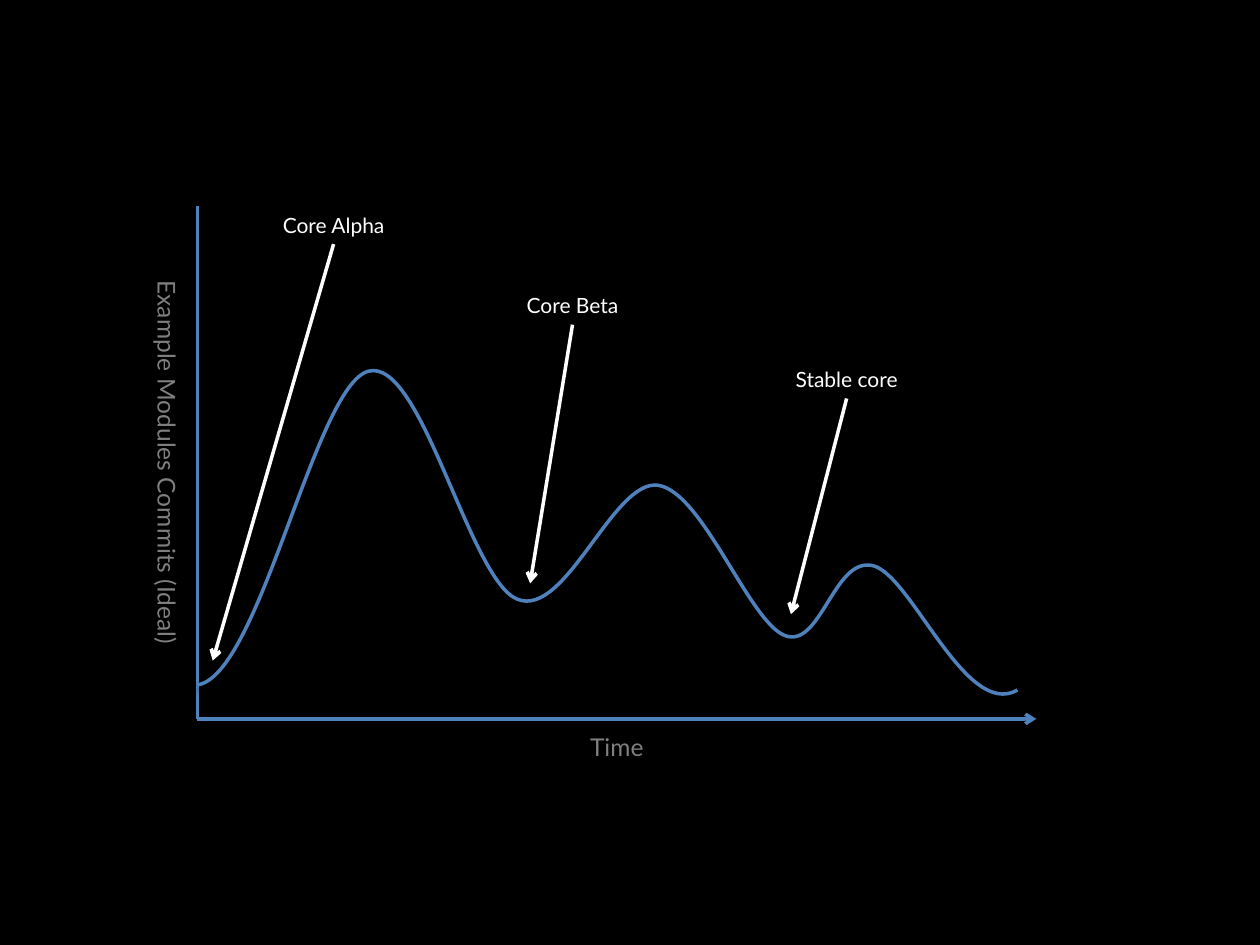
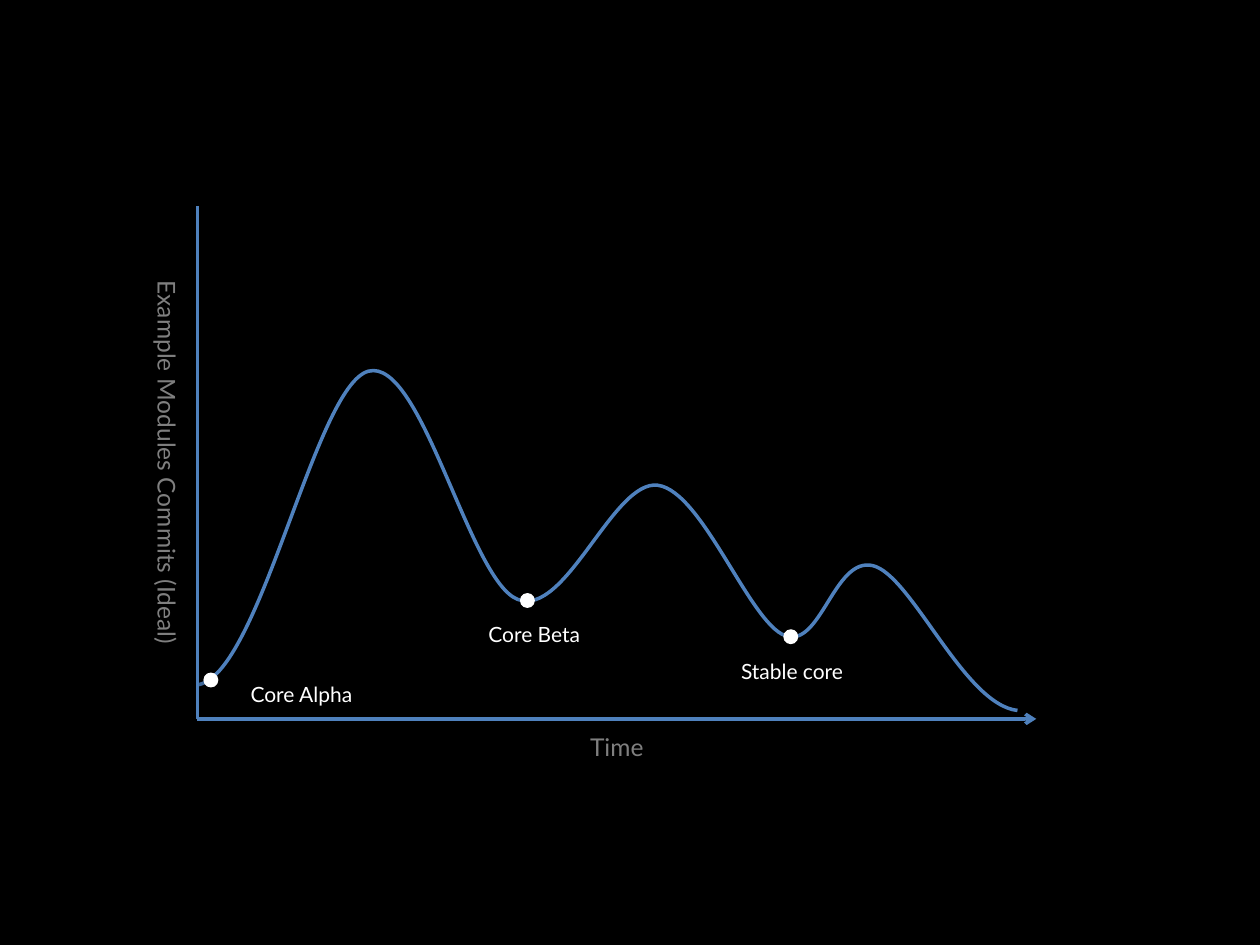
Before and after one commit to socketwench/exampleModuleAintCore, a slide deck: slide 25 of src/exampleModuleAintCore.pptx (slide 10 before the commit). Drawn at 1260x945 pixels with LibreOffice and Linux fonts; fonts in the diff are those of the drawing. Boxes give left, top, right and bottom in pixels: in the first picture for what was removed or moved away, otherwise in the second. Text is boxed around its words. In the diff, an @@ line names an element or a change of style, - is before the commit and + after.

```diff
--- a/src/exampleModuleAintCore.pptx
+++ b/src/exampleModuleAintCore.pptx
@@ arrow removed from (334, 244) to (213, 660) @@
@@ arrow removed from (572, 325) to (530, 583) @@
@@ freeform shape: place and size @@
-freeform shape at (198, 370, 1018, 694)
+freeform shape at (198, 370, 1018, 711)
@@ arrow removed from (847, 398) to (791, 615) @@
@@ ellipse added at (520, 593, 534, 607), fill #FFFFFF, outline #FFFFFF 0.75 pt @@
@@ text "Core Beta": place and size @@
-text "Core Beta" at (527, 297, 618, 313)
+text "Core Beta" at (488, 626, 580, 642)
@@ text "Stable core": place and size @@
-text "Stable core" at (796, 371, 898, 387)
+text "Stable core" at (741, 663, 843, 679)
@@ ellipse added at (784, 630, 798, 644), fill #FFFFFF, outline #FFFFFF 0.75 pt @@
@@ text "Core Alpha": place and size @@
-text "Core Alpha" at (283, 217, 384, 237)
+text "Core Alpha" at (251, 686, 352, 706)
@@ ellipse added at (204, 673, 218, 687), fill #FFFFFF, outline #FFFFFF 0.75 pt @@
```
Also in this commit, not shown: 12 slides added, 12 other files.
